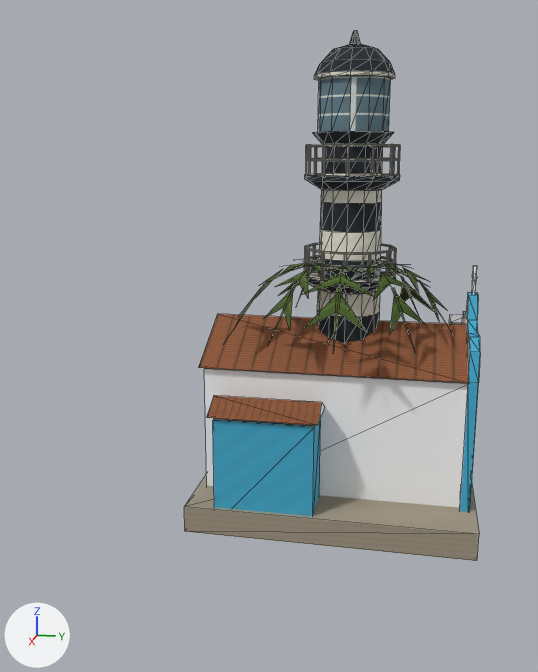
An edit to the glTF model public/models/landmark-features.v1.glb, drawn before and after from the same camera.
The view is the same before and after, from a camera (50 mm lens) standing at (6.28, 0.56, 2.75) and looking at (0.01, -0.69, 1.18). The lights are fixed; the arrows at lower left show +X, +Y and +Z. The first picture is the older version. Mesh edges are drawn as thin lines. Where no turn or scale is listed for an object, it has been applied to the vertices.

The first picture shows 'abrolhos-lighthouse', 'boipeba-coconut-palm', 'boipeba-divino-church'.
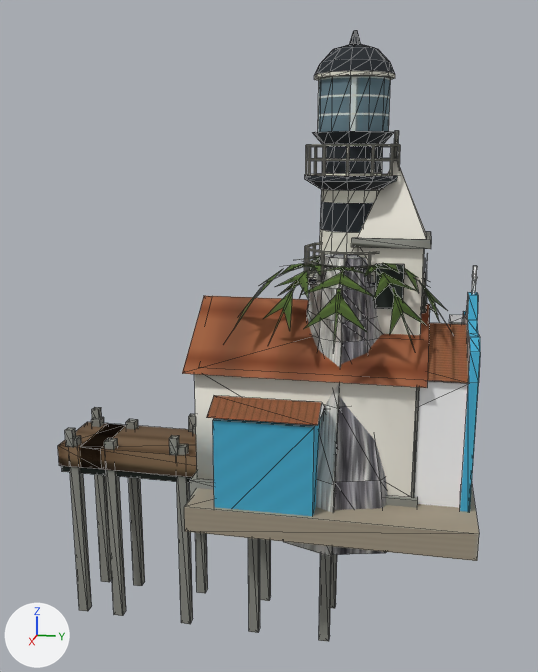
Edits to the bpy script that builds the scene:
```text
Add me_ilha_grande_papagaio:
    me_ilha_grande_papagaio.from_pydata(...)  # 79 vertices, 140 faces; spans x -0.88..0.92, y -0.66..0.64, z -0.38..1.99
    me_ilha_grande_papagaio.materials.append(mat_features)  # picture img_shared_feature_atlas__ocean_drive_reconstructions__cc_by_sa_4_0
Add me_ilha_grande_abraao_pier:
    me_ilha_grande_abraao_pier.from_pydata(...)  # 160 vertices, 240 faces; spans x -0.33..0.33, y -2.62..0.14, z -1.6..0.28
    me_ilha_grande_abraao_pier.materials.append(mat_features)  # picture img_shared_feature_atlas__ocean_drive_reconstructions__cc_by_sa_4_0
Add me_ilha_grande_sao_sebastiao:
    me_ilha_grande_sao_sebastiao.from_pydata(...)  # 284 vertices, 365 faces; spans x -0.68..0.68, y -1.28..0.68, z -0.28..2.92
    me_ilha_grande_sao_sebastiao.materials.append(mat_features)  # picture img_shared_feature_atlas__ocean_drive_reconstructions__cc_by_sa_4_0
Add ob_ilha_grande_papagaio:
    ob_ilha_grande_papagaio = bpy.data.objects.new('ilha-grande-papagaio', me_ilha_grande_papagaio)
    ob_ilha_grande_papagaio.location = (0.0, 0.0, 0.0)
Add ob_ilha_grande_abraao_pier:
    ob_ilha_grande_abraao_pier = bpy.data.objects.new('ilha-grande-abraao-pier', me_ilha_grande_abraao_pier)
    ob_ilha_grande_abraao_pier.location = (0.0, 0.0, 0.0)
Add ob_ilha_grande_sao_sebastiao:
    ob_ilha_grande_sao_sebastiao = bpy.data.objects.new('ilha-grande-sao-sebastiao', me_ilha_grande_sao_sebastiao)
    ob_ilha_grande_sao_sebastiao.location = (0.0, 0.0, 0.0)
```

Where the change shows, as pixel boxes [x1, y1, x2, y2] in the pictures (538 x 672 px):
'ilha-grande-sao-sebastiao', added: after [182, 131, 431, 508]
'ilha-grande-abraao-pier', added: after [58, 407, 337, 642]
'ilha-grande-papagaio', added: after [284, 254, 388, 557]
